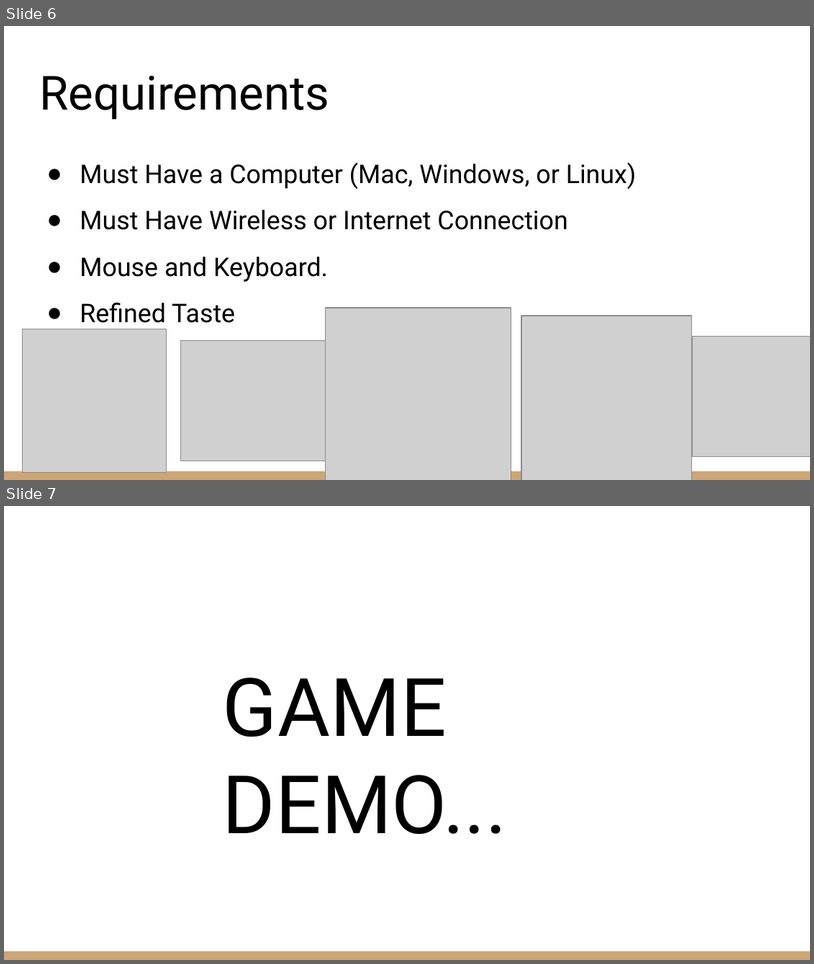
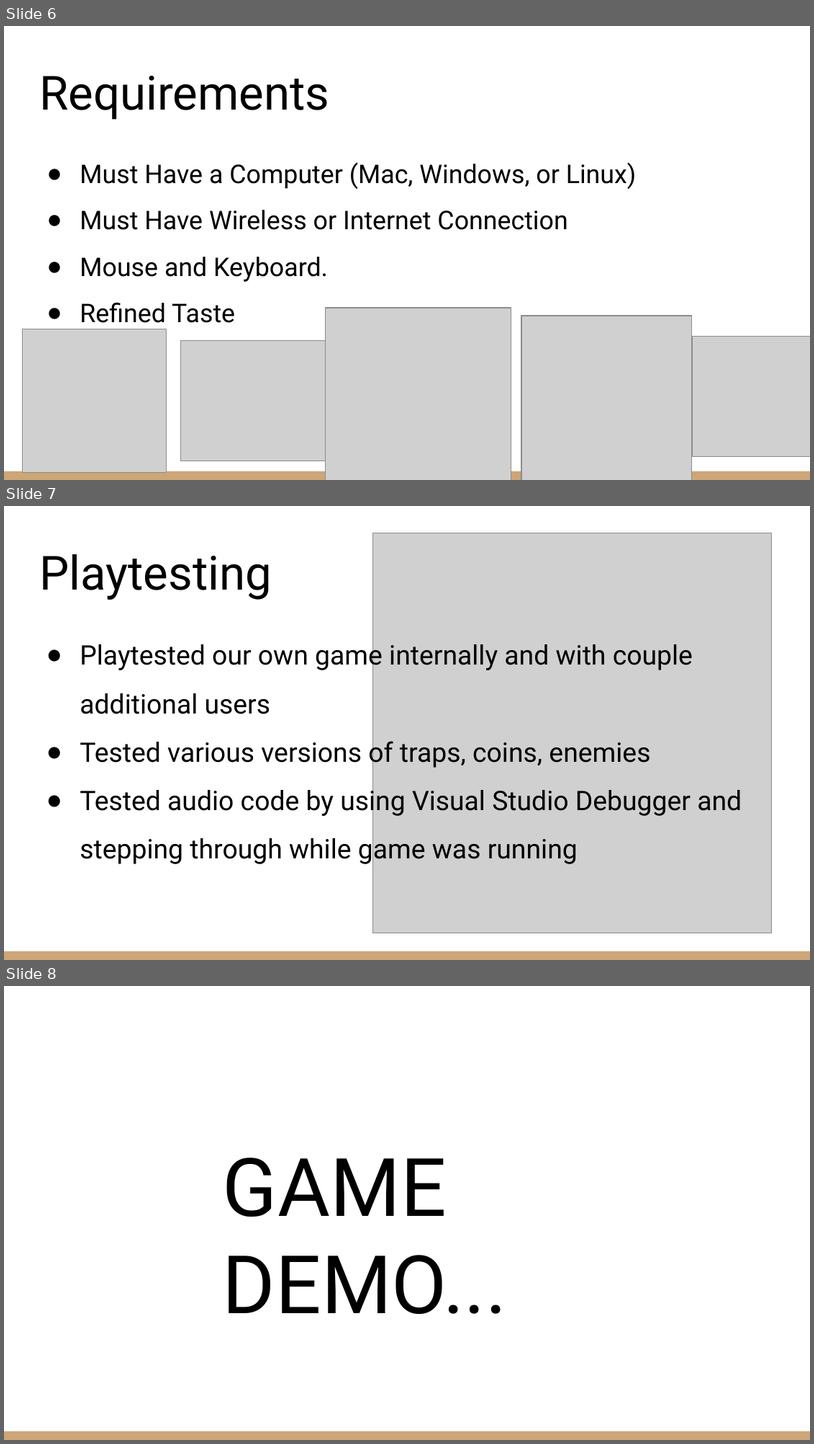
Before and after one commit to DH-PF-HX-COMP47-RhythmRunner/DH-PF-HX-COMP47-RhythmRunner, a slide deck: DH-PF-HX-467 PPT.pptx. Shown one above the other, each under a label of ours: slides 6 and 7 before the commit, slides 6, 7 and 8 after it. The pictures are 814x964 and 814x1444 pixels, drawn with LibreOffice and Linux fonts; fonts in the diff are those of the drawing; grey boxes stand for pictures. Boxes give left, top, right and bottom in pixels: in the first picture for what was removed or moved away, otherwise in the second. Text is boxed around its words. In the diff, an @@ line names an element or a change of style, - is before the commit and + after.

```diff
--- a/DH-PF-HX-467 PPT.pptx
+++ b/DH-PF-HX-467 PPT.pptx
@@ slide 7 added at (4,506,810,960), background #FFFFFF; not listed: 1 template element that a slide beside it also shows @@
@@ picture added at (373,533,772,932) @@
@@ title added at (39,554,272,600), 42 pt, text #000000 @@
+Playtesting
@@ text added at (80,640,742,865), 24 pt, text #000000 @@
+● Playtested our own game internally and with couple additional users
+● Tested various versions of traps, coins, enemies
+● Tested audio code by using Visual Studio Debugger and stepping through while game was running
@@ what was slide 7 is now slide 8 @@
```
Also in this commit, not shown: 1 slide changed, 1 other slide added, 1 other file.
